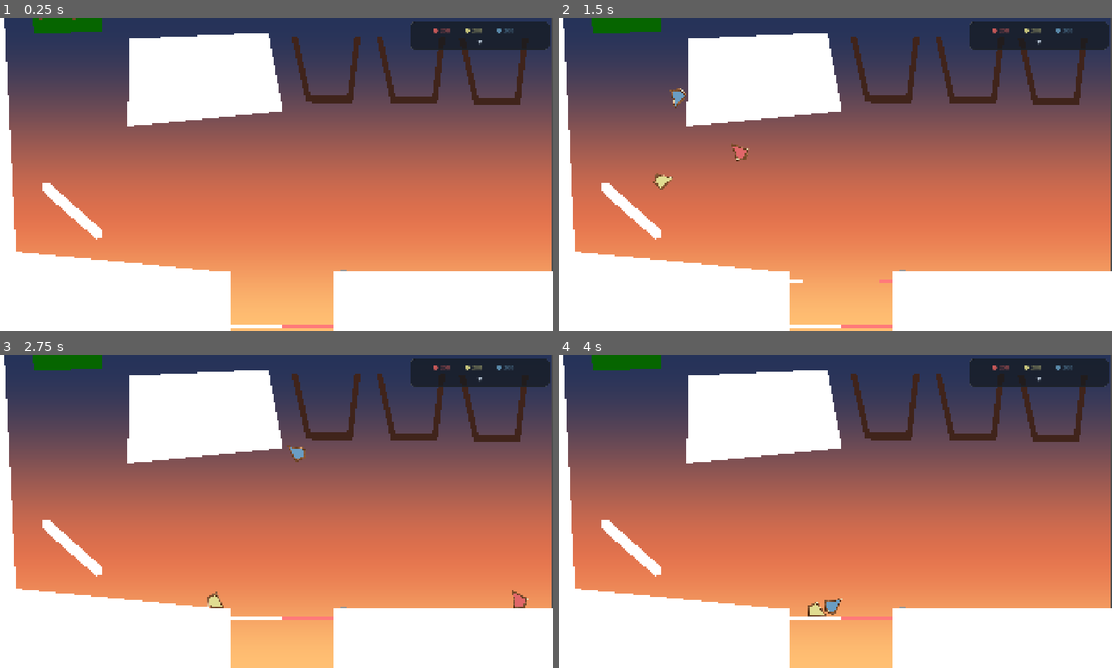
Above: before the commit, frames 1-4 (two rows, left to right).
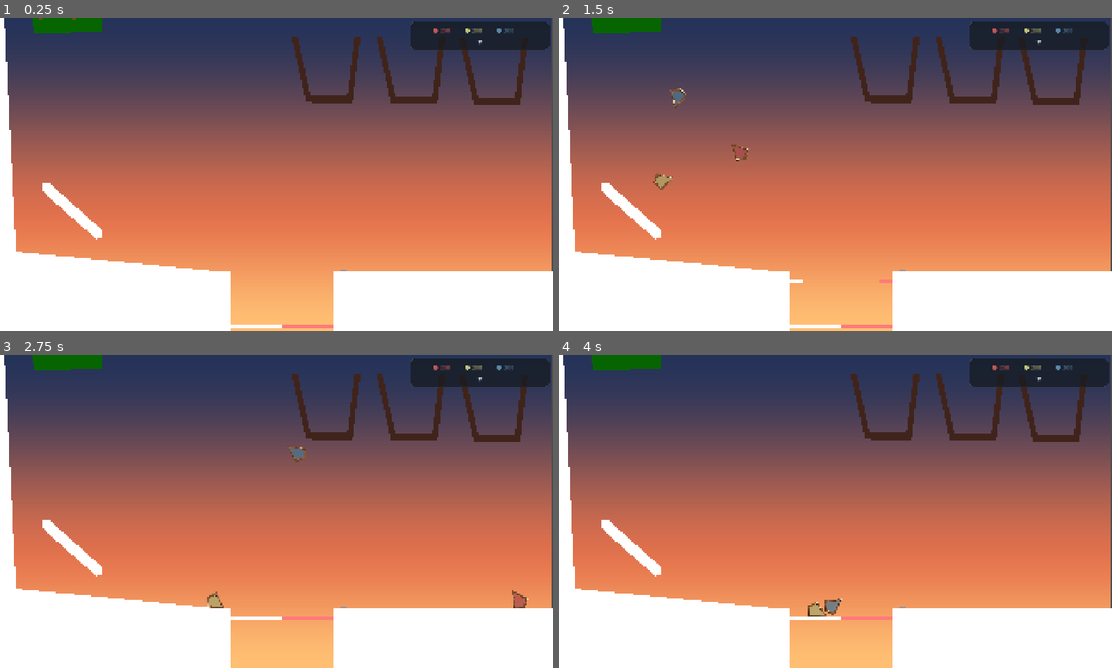
Above: after the commit, the same moments.

Repository: adambrock89/idle-glass
Game: Godot game, scene res://scenes/levels/fragment_manager.tscn
The game is run twice, just before and just after one commit, with the same random seed, the same clock (stepped at 60 frames per second) and the same inputs.
Inputs (mouse positions are in pixels of both pictures, inside the frame that each line leads up to):
- Up to frame 1 (0.25 s): no input
- Up to frame 2 (1.5 s): tap Enter at 0.5 s; move the mouse to (957, 158) at 0.52 s; tap G (toggle_generation) at 0.6 s; click (957, 158) at 0.67 s; move the mouse to (724, 190) at 1.27 s; tap C (toggle_hatch) at 1.35 s; click (724, 190) at 1.42 s
- Up to frame 3 (2.75 s): move the mouse to (331, 442) at 2.02 s; tap G (toggle_generation) at 2.1 s; click (331, 442) at 2.17 s
- Up to frame 4 (4 s): move the mouse to (807, 574) at 2.77 s; tap C (toggle_hatch) at 2.85 s; click (807, 574) at 2.92 s; move the mouse to (1001, 558) at 3.52 s; tap G (toggle_generation) at 3.6 s; click (1001, 558) at 3.67 s

The runs differ from the first frame. In frame 1, 7.1% of the frame differs, in the area x 22-52%, y 4-35%; in frame 2, 7.3%; in frame 3, 7.3%, in the area x 22-95%, y 4-81%; in frame 4, 7.2%.

Commit message:
Proper bg looping. Working transparency in glass

Diff:
--- a/assets/shaders/glass_fragment.gdshader
+++ b/assets/shaders/glass_fragment.gdshader
@@ -1,69 +1,61 @@
 shader_type canvas_item;
 
-uniform vec4 tint_color = vec4(1.0, 1.0, 1.0, 0.7);
-uniform float tint_intensity = 1.0;
-uniform float opacity_multiplier = 1.0;
-uniform float glare_intensity = 3.0;
-uniform vec2 light_dir = vec2(1.0, 1.0);
-uniform sampler2D screen_tex : hint_screen_texture;
-uniform float face_count = 6.0;
-uniform float bevel_width = 0.30;
+// Use premultiplied alpha blending correctly
+render_mode blend_premul_alpha;
 
-float hash11(float x) {
-    return fract(sin(x * 57.31) * 43758.5453);
+uniform vec4 tint_color : source_color = vec4(1.0, 0.8, 0.6, 1.0);
+uniform float object_rotation = 0.0; // updated every frame
+uniform float transparency = 0.75;   // base transparency of the glass
+uniform float gloss_strength = 0.35; // intensity of directional highlight
+uniform float noise_scale = 4.0;     // stained-glass texture variation
+
+float hash(vec2 p) {
+    return fract(sin(dot(p, vec2(127.1, 311.7))) * 43758.5453123);
+}
+
+float noise(vec2 p) {
+    vec2 i = floor(p);
+    vec2 f = fract(p);
+
+    float a = hash(i);
+    float b = hash(i + vec2(1.0, 0.0));
+    float c = hash(i + vec2(0.0, 1.0));
+    float d = hash(i + vec2(1.0, 1.0));
+
+    vec2 u = f * f * (3.0 - 2.0 * f);
+
+    return mix(a, b, u.x) +
+           (c - a) * u.y * (1.0 - u.x) +
+           (d - b) * u.x * u.y;
 }
 
 void fragment() {
-    vec4 polygon_color = COLOR;
-    vec3 dynamic_tint = polygon_color.rgb * tint_color.rgb;
+    // Base tinted color with transparency
+    vec4 base = tint_color;
+    base.a = transparency;
 
-    float base_alpha = tint_color.a * polygon_color.a;
-    float glass_alpha = clamp(base_alpha * opacity_multiplier, 0.0, 1.0);
-    float tint_strength = max(tint_intensity, 0.0);
-    float glare_strength = max(glare_intensity, 0.0);
+    // Stained-glass irregularity
+    float n = noise(UV * noise_scale);
+    base.rgb *= 0.85 + n * 0.15;
 
-    vec3 bg = vec3(SCREEN_UV, 0.0);
-    float tint_blend = clamp(glass_alpha * (1.7 + tint_strength), 0.0, 1.0);
-    vec3 col = mix(bg, dynamic_tint, tint_blend);
+    // Simulated directional light from top-right, rotated by object_rotation
+    float angle = object_rotation;
+    vec2 light_dir = normalize(vec2(1.0, -1.0)); // top-right
+    mat2 rot = mat2(
+	    vec2(cos(angle), -sin(angle)),
+	    vec2(sin(angle),  cos(angle))
+	);
 
-    vec2 local = UV * 2.0 - 1.0;
-    float radius = clamp(length(local), 0.0, 1.0);
+    light_dir = rot * light_dir;
 
-    float safe_faces = max(face_count, 3.0);
-    float face_step = TAU / safe_faces;
-    float angle = atan(local.y, local.x);
-    float sector = floor((angle + PI) / face_step);
-    float face_angle = (sector + 0.5) * face_step - PI;
+    // Light intensity based on UV gradient
+    float light_intensity = clamp(dot(normalize(UV - vec2(0.5)), light_dir), 0.0, 1.0);
 
-    vec2 face_dir = vec2(cos(face_angle), sin(face_angle));
-    float ndl = dot(normalize(light_dir), face_dir) * 0.5 + 0.5;
+    // Glossy highlight
+    vec3 highlight = vec3(1.0) * light_intensity * gloss_strength;
 
-    float face_tint = mix(0.85, 1.24, ndl);
-    face_tint *= mix(0.94, 1.08, hash11(sector + 1.0));
-
-    float inner = clamp(1.0 - bevel_width, 0.0, 0.98);
-    float bevel_mask = smoothstep(inner, 1.0, radius);
-    col *= mix(1.0, face_tint, bevel_mask);
-
-    float fresnel = pow(radius, 2.2);
-    float spec = pow(ndl, 24.0) * bevel_mask;
-    float glare_core = pow(ndl, 48.0) * bevel_mask;
-
-    float edge = fresnel * bevel_mask * 0.55;
-    col.r += edge * 0.18;
-    col.g += edge * 0.12;
-    col.b += edge * 0.24;
-
-    float highlight_tint = 0.26 + tint_strength * 0.26;
-    float fresnel_tint = 0.18 + tint_strength * 0.18;
-    col += spec * (vec3(0.12) + dynamic_tint * highlight_tint) * glare_strength;
-    col += fresnel * (vec3(0.04) + dynamic_tint * fresnel_tint) * (0.55 + glare_strength * 0.45);
-
-    // Strong white-hot glare lobe to push that glass sparkle.
-    col += vec3(1.0) * glare_core * (0.22 + glare_strength * 0.28);
-
-    float reinject = clamp(glass_alpha * (0.55 + tint_strength * 0.28), 0.0, 1.0);
-    col = mix(col, dynamic_tint, reinject);
-
-    COLOR = vec4(col, glass_alpha);
+    // Premultiplied alpha output
+    vec3 rgb = base.rgb + highlight;
+    float a = base.a;
+    COLOR = vec4(rgb * a, a);
 }
--- a/scenes/levels/fragment_manager.tscn
+++ b/scenes/levels/fragment_manager.tscn
@@ -93,8 +93,4 @@
 stream = ExtResource("8_7051s")
 volume_db = -5.622
 autoplay = true
-parameters/looping = false
-
-[node name="Polygon2D" type="Polygon2D" parent="."]
-position = Vector2(36, -169)
-polygon = PackedVector2Array(420, 238, 899, 216, 949, 487, 412, 540)
+parameters/looping = true
Not shown, changed: assets/music/nakaradaalexander-kind-celtic-loop-238364.mp3.import
